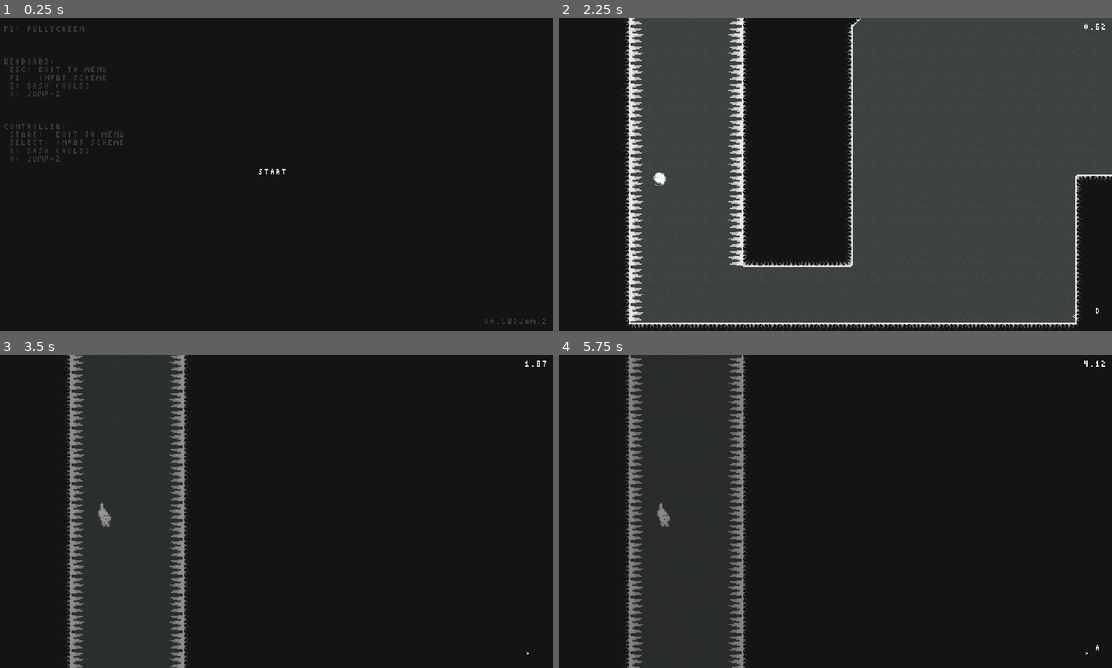
Above: before the commit, frames 1-4 (two rows, left to right).
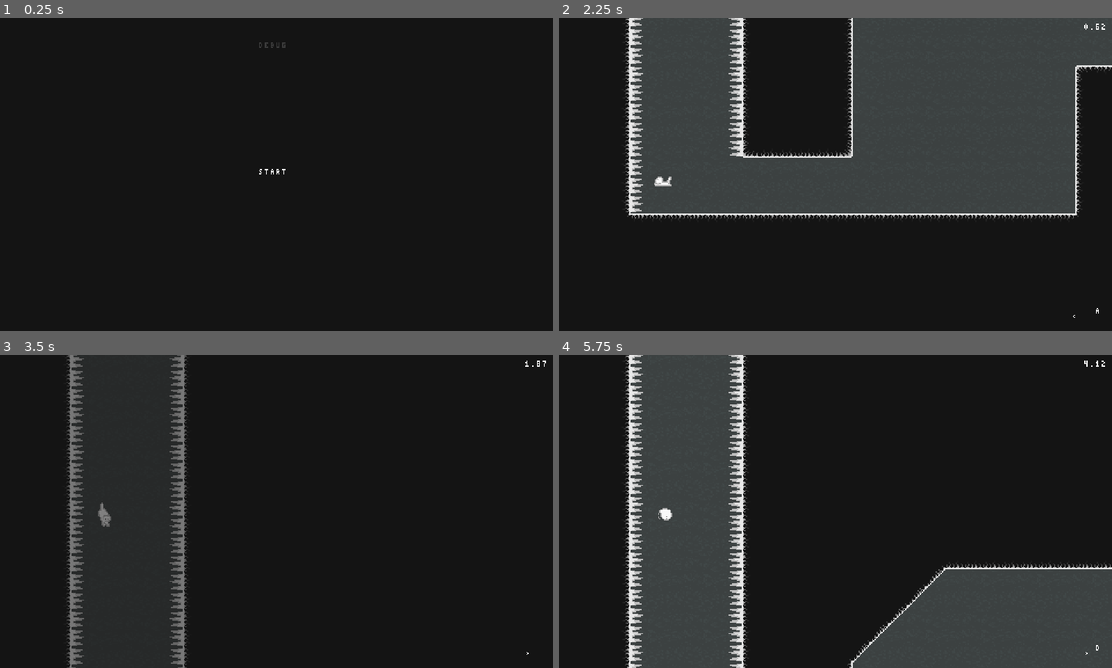
Above: after the commit, the same moments.

Repository: jnecond/coots-goes-home
Game: Godot game, scene res://bullshit/Global.tscn
Two runs of this game, one before a commit and one after it. Both use one fixed random seed, a clock stepped at 60 frames per second and the inputs below. Sound files missing from this copy of the repository are replaced by a short silence.
Inputs:
- Up to frame 1 (0.25 s): no input
- Up to frame 2 (2.25 s): tap Enter (ui_accept) at 0.5 s; hold Z (attack) 0.53-1.28 s; hold D (right) 0.53-2.03 s; tap Space (jump) at 0.77, 1.52 s; tap Z (attack) at 1.35 s; hold A (left) from 2.03 s (still down); hold Z (attack) from 2.03 s (still down)
- Up to frame 3 (3.5 s): release A (left) at 2.78 s; release Z (attack) at 2.78 s; hold D (right) from 2.78 s (still down); tap Z (attack) at 2.85 s; tap Space (jump) at 3.02 s
- Up to frame 4 (5.75 s): hold Z (attack) 3.53-4.28 s; tap Space (jump) at 3.77, 4.52 s; tap F1 (change_inputs) at 4.15 s; release D (right) at 4.28 s; hold A (left) 4.28-5.03 s; tap Z (attack) at 4.35 s; hold D (right) from 5.03 s (still down); hold Z (attack) from 5.03 s (still down)

The runs differ from the first frame. In frame 1, 0.9% of the frame differs, in the area x 0-99%, y 2-98%; in frame 2, 35%, in the area x 11-100%, y 0-100%; in frame 3, 3.1%; in frame 4, 21%.

Commit message:
text

Diff:
--- a/src/global.gd
+++ b/src/global.gd
@@ -11,7 +11,7 @@
 var stage_playedf 	: int 	= 0;
 
 
-const DEBUG = 0;
+const DEBUG = 1;
 
 
 
@@ -249,10 +249,14 @@
 
 func show_keys() -> void:
 	if (input_scheme == INPUT_SCHEME_CONDEMNED):
-		for i in range(0, 22):
+		for i in range(0, 30):
 			wrtkm("                                 ", 1, i);
+		if (DEBUG):
+			wrtkm("DEBUG", 45, 3);
 		return;
 
+	if (DEBUG):
+		wrtkm("DEBUG", 45, 3);
 	wrtkm("F2: FULLSCREEN", 1, 1);
 	var line = 5;
 	wrtkm("KEYBOARD:                                ", 1, line); line+=1;
